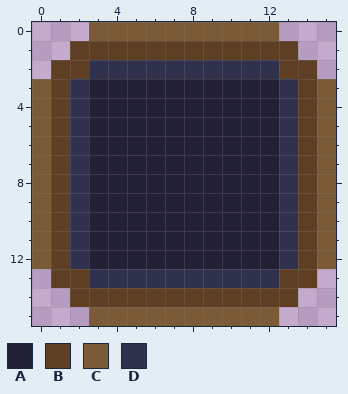
Pixel-art sprite, stored at hommlite/assets/ui/dialog-bg.png. This is how it looked before the edit.
The file is 16x16 pixels.
Palette (. is transparent): A #222034  B #5e3f24  C #7a5a37  D #2f314d
Pixels before, first column x 0:
 0 ...CCCCCCCCCC...
 1 ..BBBBBBBBBBBB..
 2 .BBDDDDDDDDDDBB.
 3 CBDAAAAAAAAAADBC
 4 CBDAAAAAAAAAADBC
 5 CBDAAAAAAAAAADBC
 6 CBDAAAAAAAAAADBC
 7 CBDAAAAAAAAAADBC
 8 CBDAAAAAAAAAADBC
 9 CBDAAAAAAAAAADBC
10 CBDAAAAAAAAAADBC
11 CBDAAAAAAAAAADBC
12 CBDAAAAAAAAAADBC
13 .BBDDDDDDDDDDBB.
14 ..BBBBBBBBBBBB..
15 ...CCCCCCCCCC...
The result:
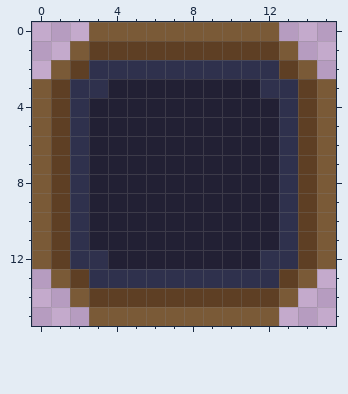
Change:
Changed rows in their new state; - is an unchanged pixel.
first column x 1:
 1 -C----------C-
 2 C------------C
 3 --D--------D--
first column x 1:
12 --D--------D--
13 C------------C
14 -C----------C-
Pixel boxes of the changes (left, top, right, bottom) in both pictures:
changed: (51, 41, 108, 98)
changed: (260, 41, 317, 98)
changed: (51, 250, 108, 307)
changed: (260, 250, 317, 307)
